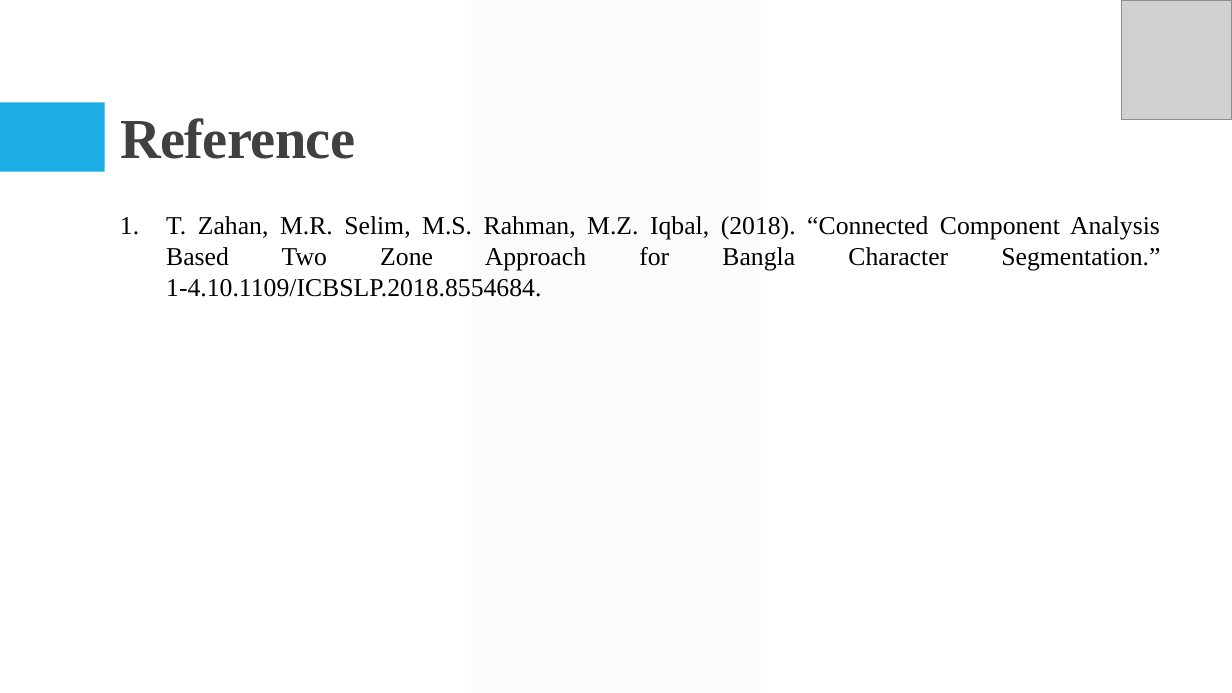
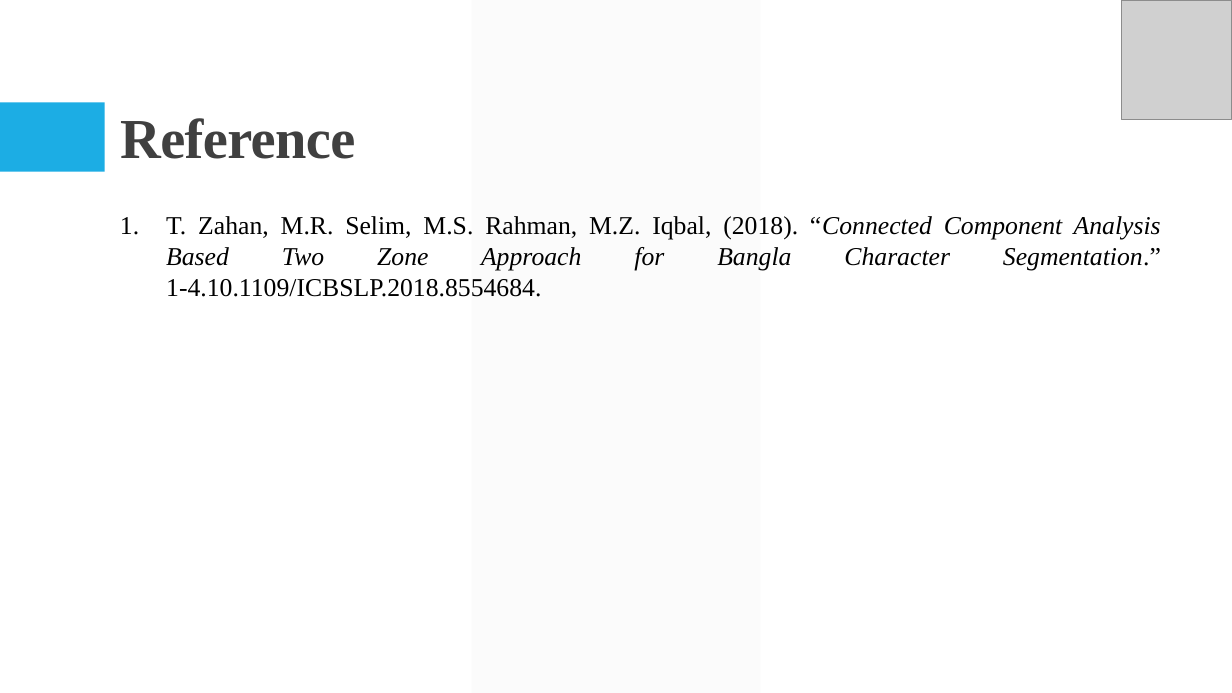
Before and after one commit to Arik096/project, a slide deck: slide 16 of book/puja.pptx. Drawn at 1232x693 pixels with LibreOffice and Linux fonts; fonts in the diff are those of the drawing; grey boxes stand for pictures. Boxes give left, top, right and bottom in pixels: in the first picture for what was removed or moved away, otherwise in the second. Text is boxed around its words. In the diff, an @@ line names an element or a change of style, - is before the commit and + after.

```diff
--- a/book/puja.pptx
+++ b/book/puja.pptx
@@ text "T. Zahan, M.R. Selim, M.S. ..." at box(166, 216, 1161, 297): italic on in "“Connected Component Analysis Based Two Zone Approach ..." @@
```
Also in this commit, not shown: 1 other slide changed.
